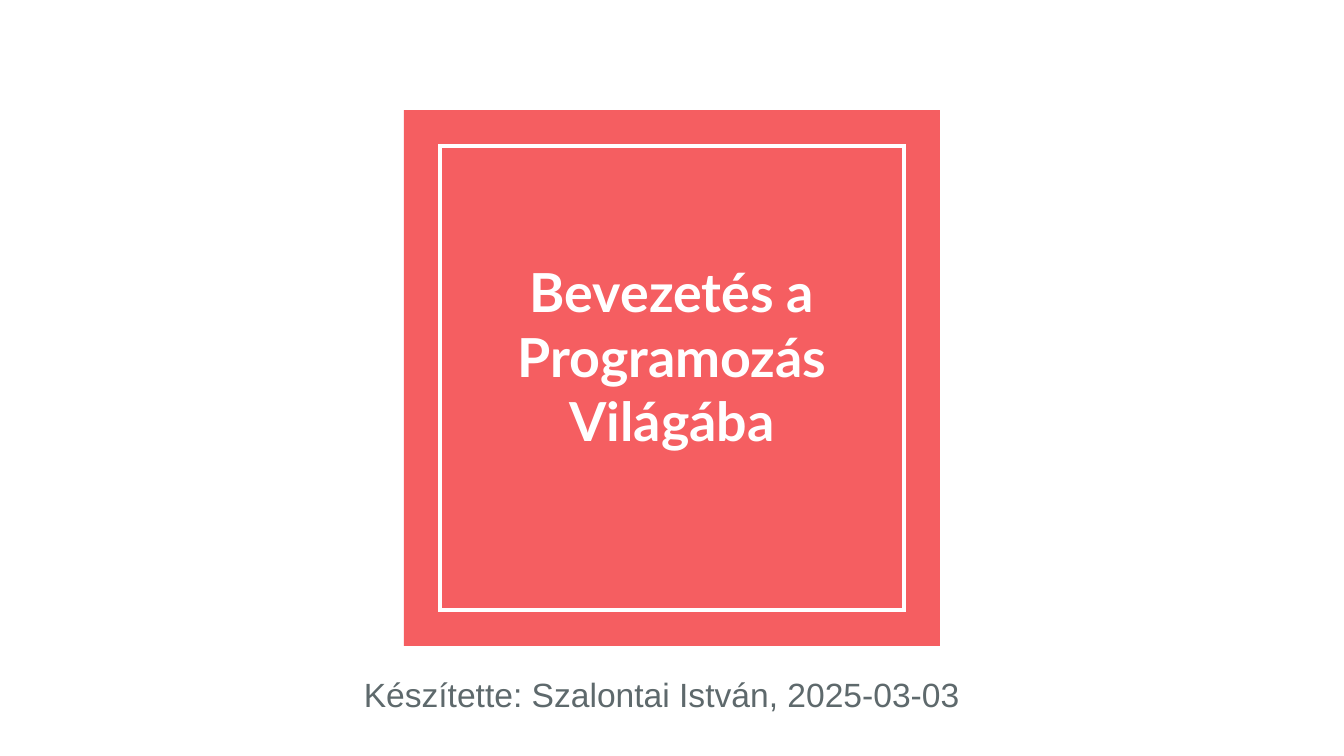
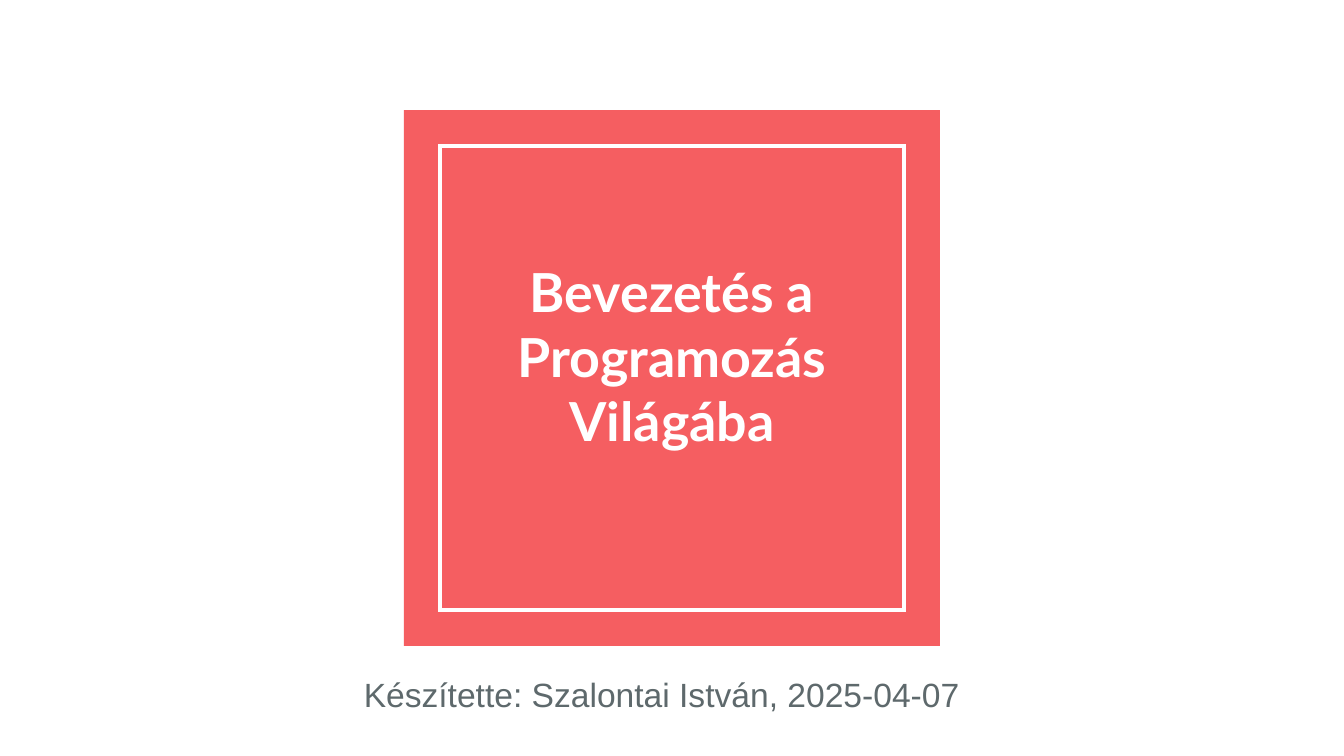
Before and after one commit to pisti72/infoka, a slide deck: slide 1 of prog/Bevezetés a Programozás Világába.pptx. Drawn at 1344x756 pixels with LibreOffice and Linux fonts; fonts in the diff are those of the drawing. Boxes give left, top, right and bottom in pixels: in the first picture for what was removed or moved away, otherwise in the second. Text is boxed around its words. In the diff, an @@ line names an element or a change of style, - is before the commit and + after.

```diff
--- a/prog/Bevezetés a Programozás Világába.pptx
+++ b/prog/Bevezetés a Programozás Világába.pptx
@@ text at (x1=364, y1=682, x2=959, y2=712): text changed @@
-Készítette: Szalontai István, 2025-03-03
+Készítette: Szalontai István, 2025-04-07
```
Also in this commit, not shown: 5 other slides changed, 19 slides added, 2 other files.
